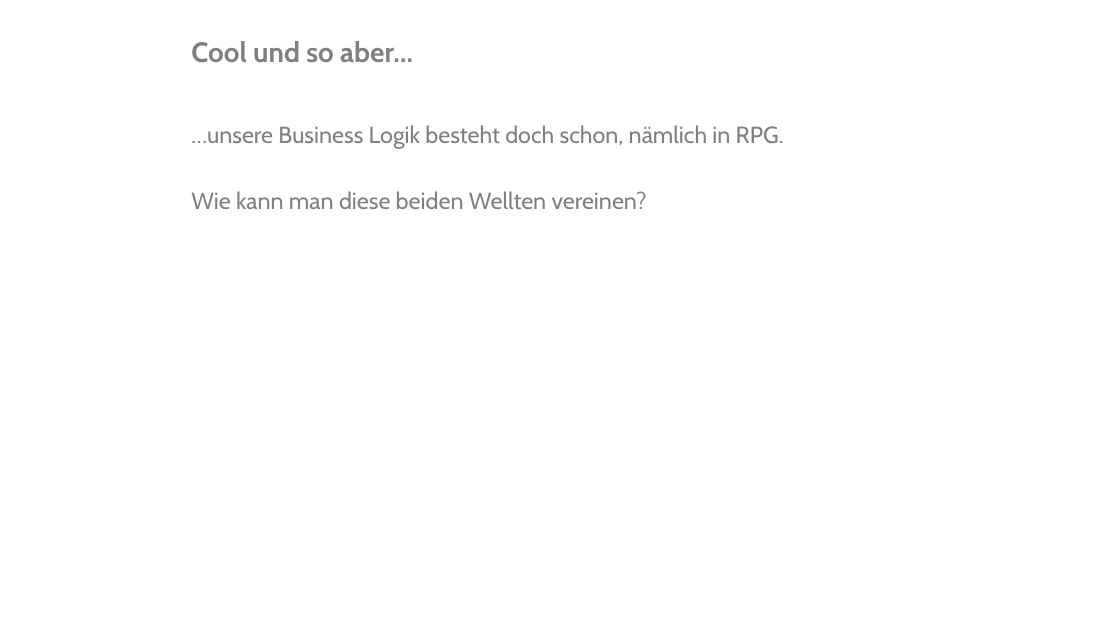
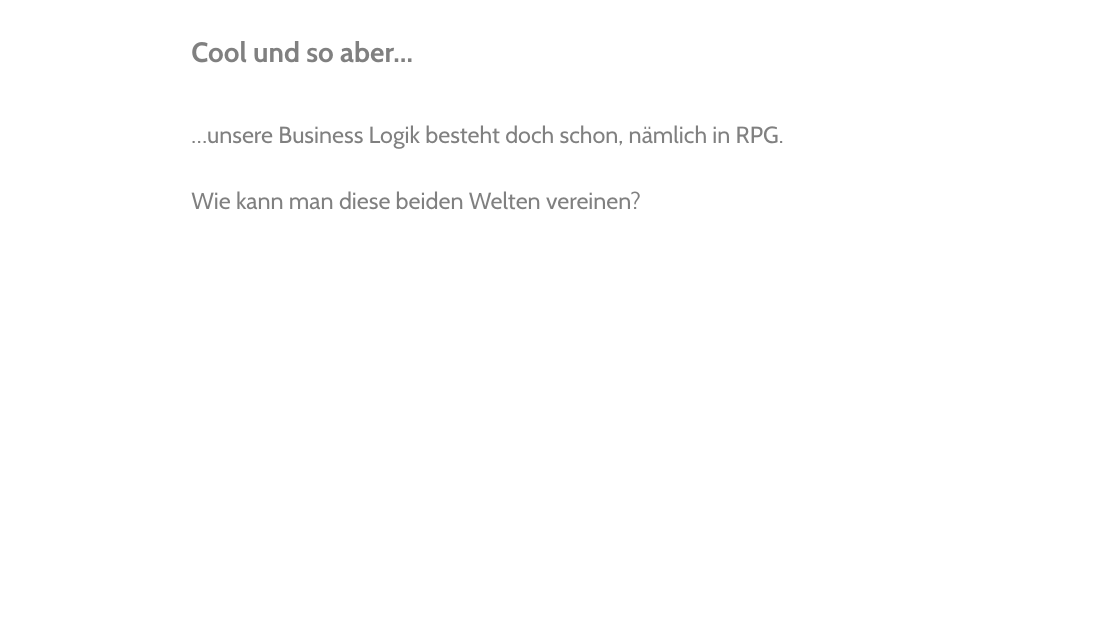
Before and after one commit to TaskForceIT/COMMON-Mai-2020, a slide deck: slide 7 of Hybrid-Cloud-Lösung mit RPG.pptx. Drawn at 1120x630 pixels with LibreOffice and Linux fonts; fonts in the diff are those of the drawing; background and template pictures are left out. Boxes give left, top, right and bottom in pixels: in the first picture for what was removed or moved away, otherwise in the second. Text is boxed around its words. In the diff, an @@ line names an element or a change of style, - is before the commit and + after.

Commit message:
update presentation

```diff
--- a/Hybrid-Cloud-Lösung mit RPG.pptx
+++ b/Hybrid-Cloud-Lösung mit RPG.pptx
@@ text at box(191, 191, 641, 209): text changed @@
-Wie kann man diese beiden Wellten vereinen?
+Wie kann man diese beiden Welten vereinen?
```
